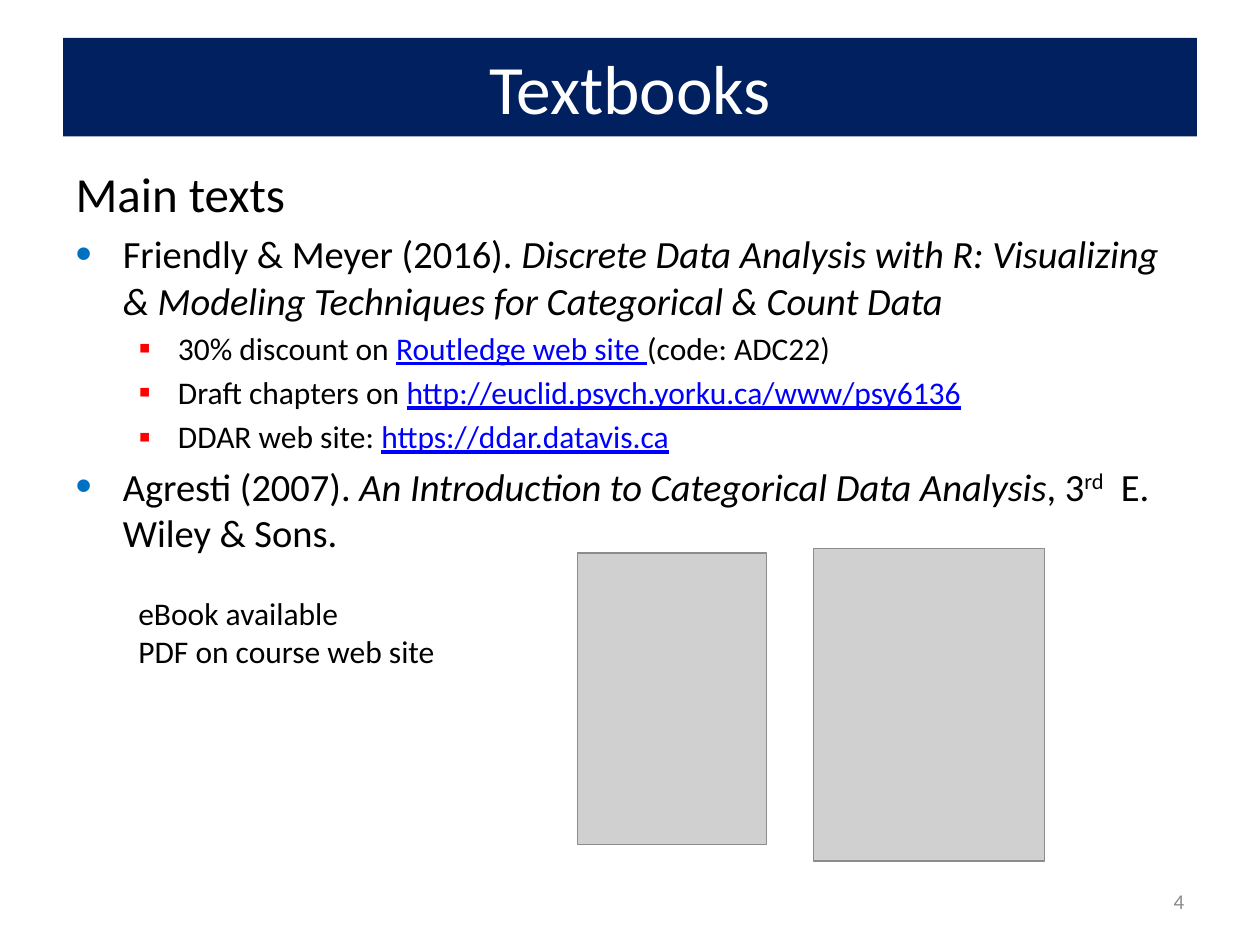
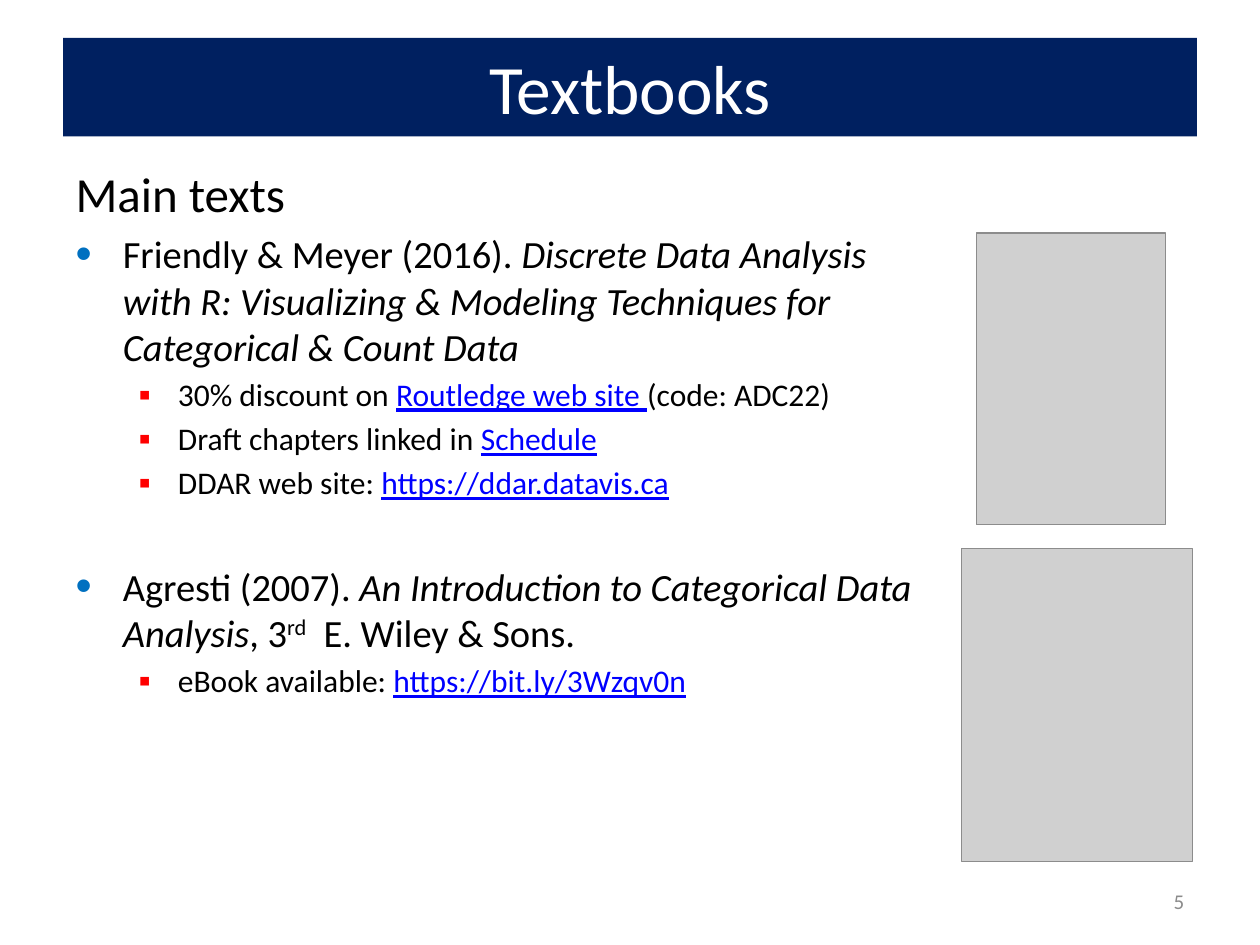
Before and after one commit to friendly/psy6136, a slide deck: slide 5 of docs/lectures/01-Overview.pptx (slide 4 before the commit). Drawn at 1260x945 pixels with LibreOffice and Linux fonts; fonts in the diff are those of the drawing; grey boxes stand for pictures. Boxes give left, top, right and bottom in pixels: in the first picture for what was removed or moved away, otherwise in the second. Text is boxed around its words. In the diff, an @@ line names an element or a change of style, - is before the commit and + after.

Commit message:
revise some lectures

```diff
--- a/docs/lectures/01-Overview.pptx
+++ b/docs/lectures/01-Overview.pptx
@@ picture: place and size @@
-picture at box(577, 553, 766, 845)
+picture at box(976, 233, 1166, 525)
@@ text at box(178, 428, 597, 456): text changed; text colour #0000FF to #000000 @@
-  ▪ Draft chapters on http://euclid.psych.yorku.ca/www/psy6136
+  ▪ Draft chapters linked in Schedule
@@ picture: place and size @@
-picture at box(814, 548, 1045, 861)
+picture at box(961, 548, 1192, 861)
@@ text removed at box(138, 603, 434, 664) @@
-eBook available
-PDF on course web site
@@ text at box(178, 670, 685, 698): paragraph added @@
+  ▪ eBook available: https://bit.ly/3Wzqv0n
@@ page number at box(1174, 895, 1185, 909): text changed @@
-4
+5
```
Also in this commit, not shown: 10 other slides changed, 5 slides added, 18 other files.
